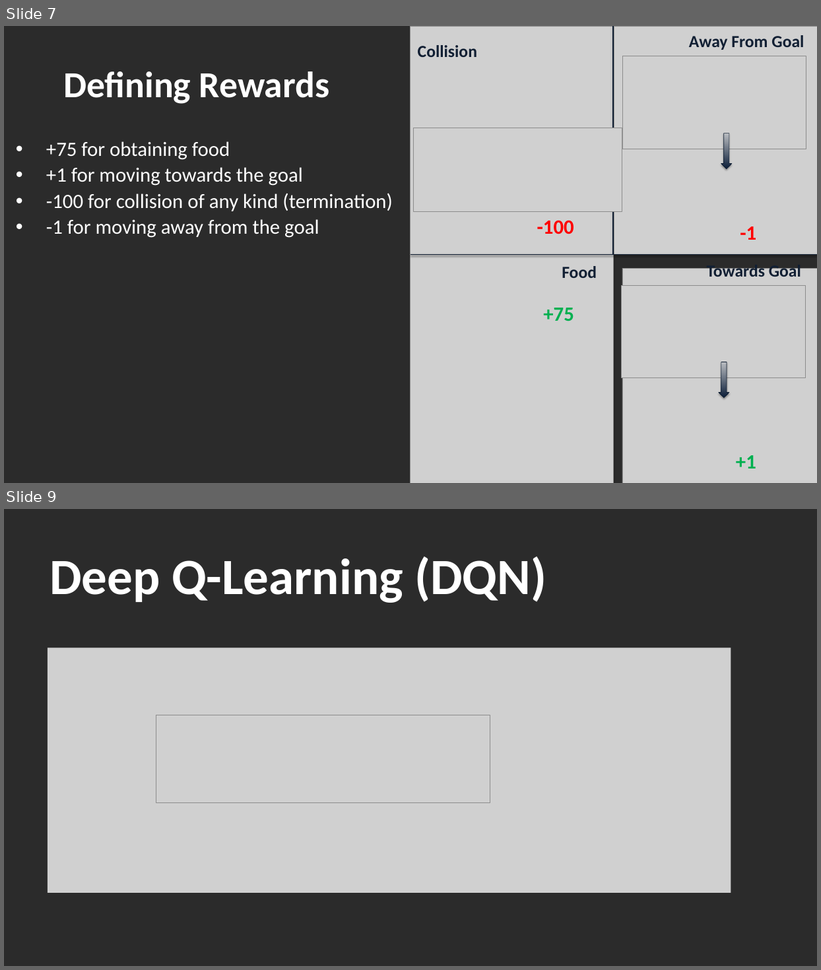
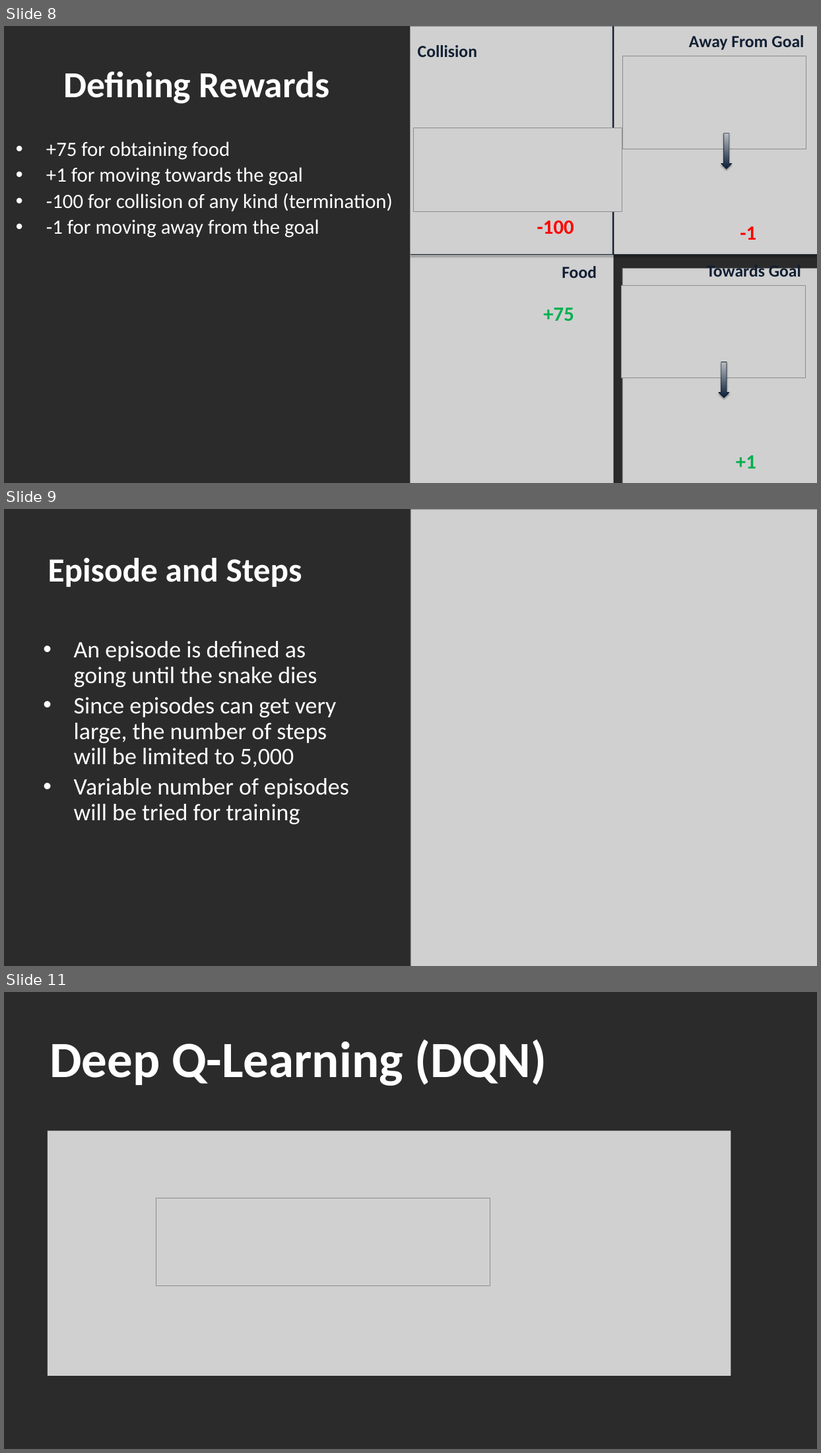
Before and after one commit to tlagore/ece559b_project, a slide deck: presentation/ece559b_presentation.pptx. Shown one above the other, each under a label of ours: slides 7 and 9 before the commit, slides 8, 9 and 11 after it; the slides between them are not shown. The pictures are 821x970 and 821x1453 pixels, drawn with LibreOffice and Linux fonts; fonts in the diff are those of the drawing; grey boxes stand for pictures; background and template pictures are left out; a plain dark background stands for a picture behind light text. Boxes give left, top, right and bottom in pixels: in the first picture for what was removed or moved away, otherwise in the second. Text is boxed around its words. In the diff, an @@ line names an element or a change of style, - is before the commit and + after.

```diff
--- a/presentation/ece559b_presentation.pptx
+++ b/presentation/ece559b_presentation.pptx
@@ slide 9 added at (4, 509, 817, 966), background picture (left out) @@
@@ picture added at (411, 509, 817, 966) @@
@@ title added at (48, 558, 302, 587), 60 pt, text #FFFFFF, bold @@
+Episode and Steps
@@ text added at (74, 641, 349, 824), 42 pt, text #FFFFFF @@
+• An episode is defined as going until the snake dies
+• Since episodes can get very large, the number of steps will be limited to 5,000
+• Variable number of episodes will be tried for training
@@ what was slide 7 is now slide 8 @@
@@ what was slide 9 is now slide 11 @@
```
Also in this commit, not shown: 4 slides changed, 1 other slide added, 2 other files.
